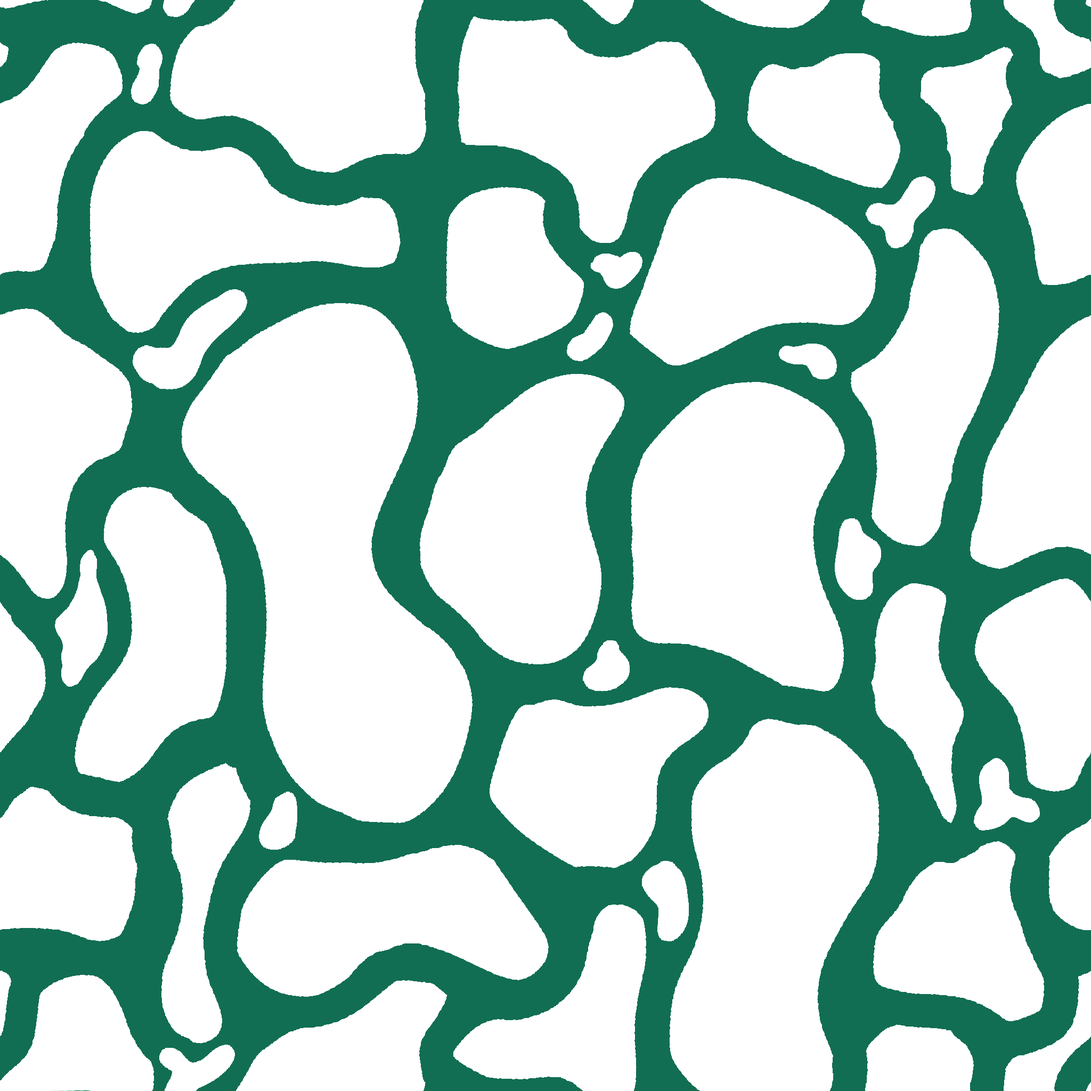
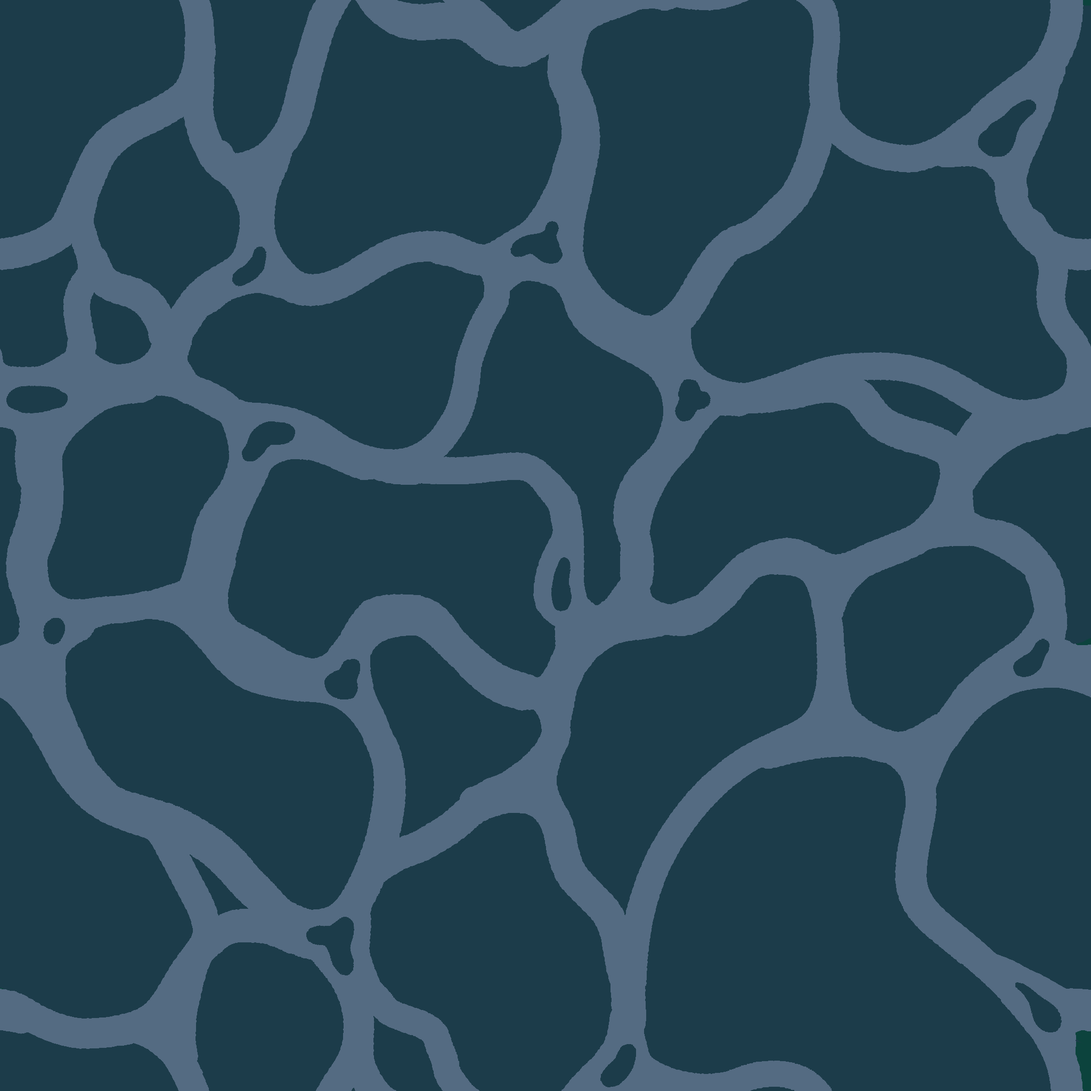
Two versions of the same layered image (1091x1091). Layer-by-layer changes:
hid "Layer 11", painted on it over 0, 0, 1091, 1091
showed "Layer 10", painted on it over 0, 0, 1091, 1091
showed "Layer 1 copy", painted on it over 0, 0, 1091, 1091
